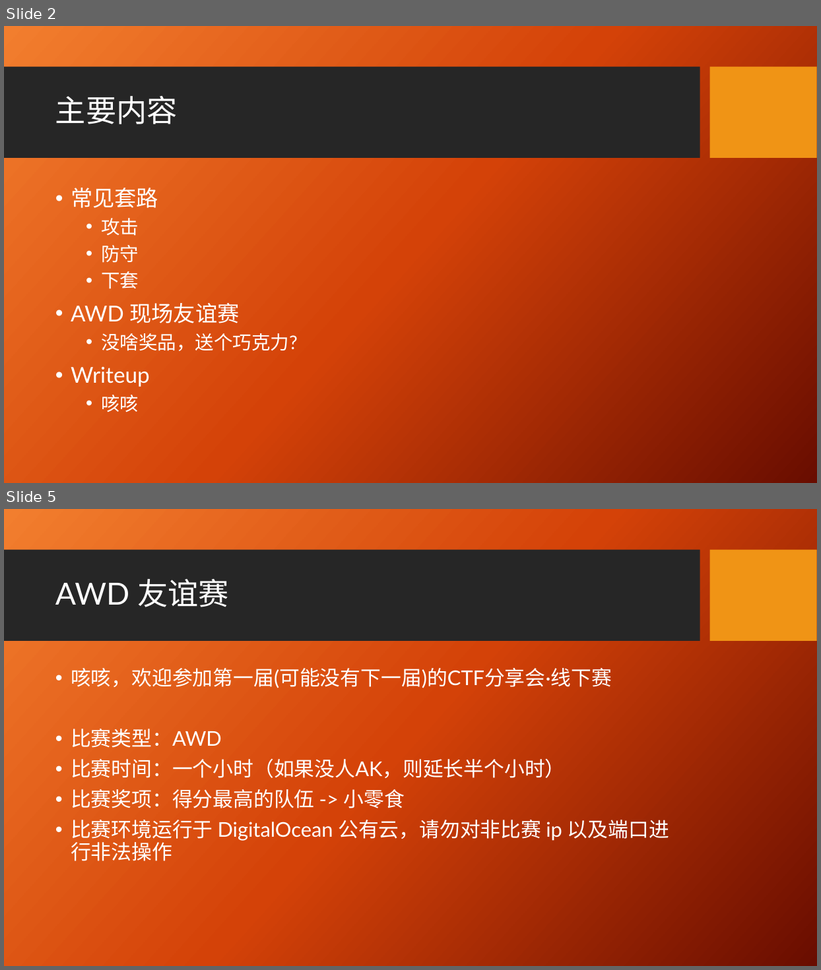
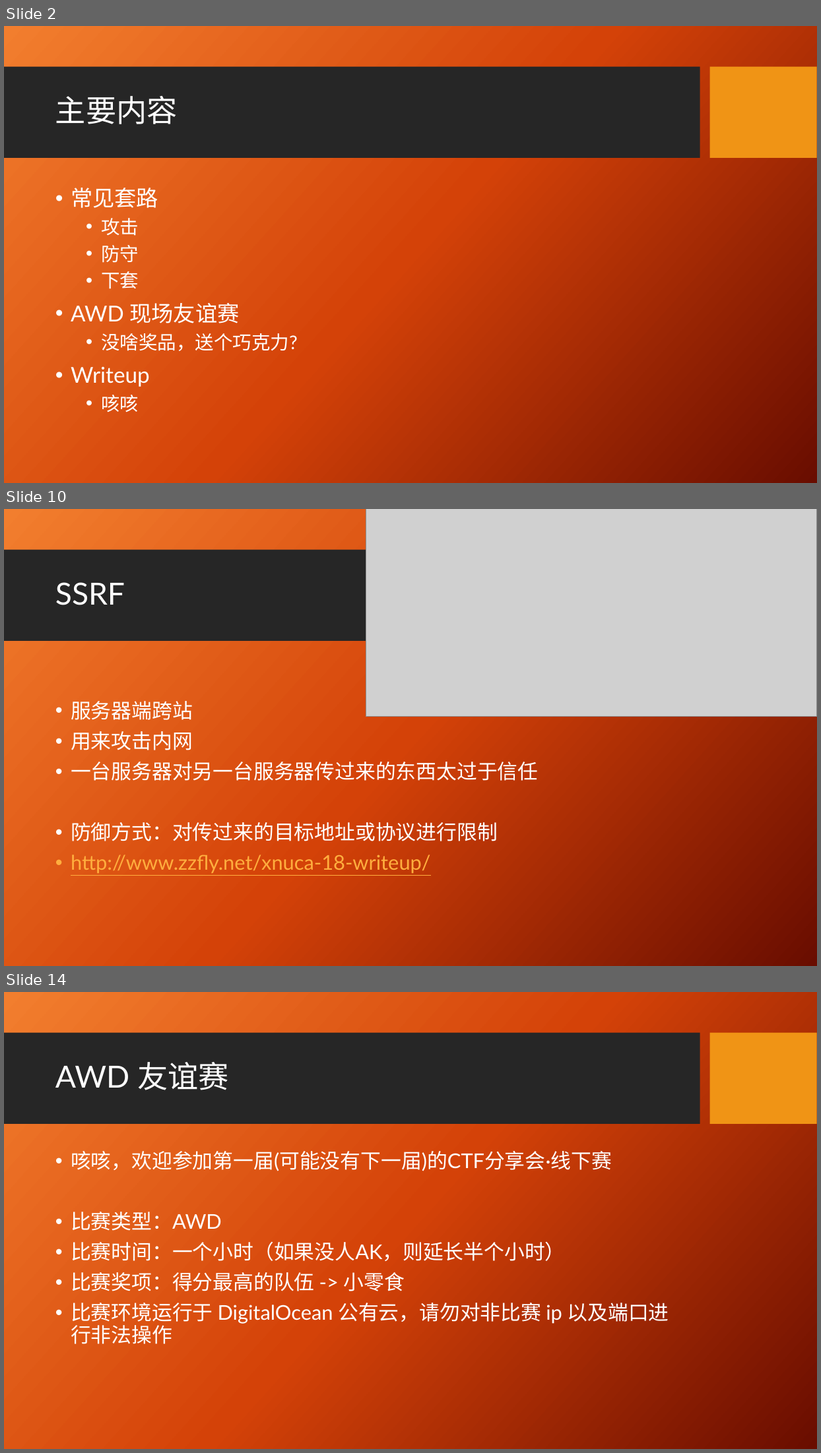
Before and after one commit to zzfly256/CTF-AWD-demo, a slide deck: CTF AWD.pptx. Shown one above the other, each under a label of ours: slides 2 and 5 before the commit, slides 2, 10 and 14 after it; the slides between them are not shown. The pictures are 821x970 and 821x1453 pixels, drawn with LibreOffice and Linux fonts; fonts in the diff are those of the drawing; grey boxes stand for pictures; background and template pictures are left out. Boxes give left, top, right and bottom in pixels: in the first picture for what was removed or moved away, otherwise in the second. Text is boxed around its words. In the diff, an @@ line names an element or a change of style, - is before the commit and + after.

```diff
--- a/CTF AWD.pptx
+++ b/CTF AWD.pptx
@@ slide 10 added at (x1=4, y1=509, x2=817, y2=966), background picture (left out); not listed: 2 template elements that a slide beside it also shows @@
@@ picture added at (x1=366, y1=509, x2=817, y2=717) @@
@@ title added at (x1=55, y1=582, x2=125, y2=605), 36 pt, text #FFFFFF @@
+SSRF
@@ text added at (x1=71, y1=701, x2=538, y2=873), 24 pt, text #FFFFFF @@
+• 服务器端跨站
+• 用来攻击内网
+• 一台服务器对另一台服务器传过来的东西太过于信任
+• 防御方式：对传过来的目标地址或协议进行限制
+• http://www.zzfly.net/xnuca-18-writeup/
@@ what was slide 5 is now slide 14 @@
```
Also in this commit, not shown: 3 slides changed, 9 other slides added, 23 other files.
